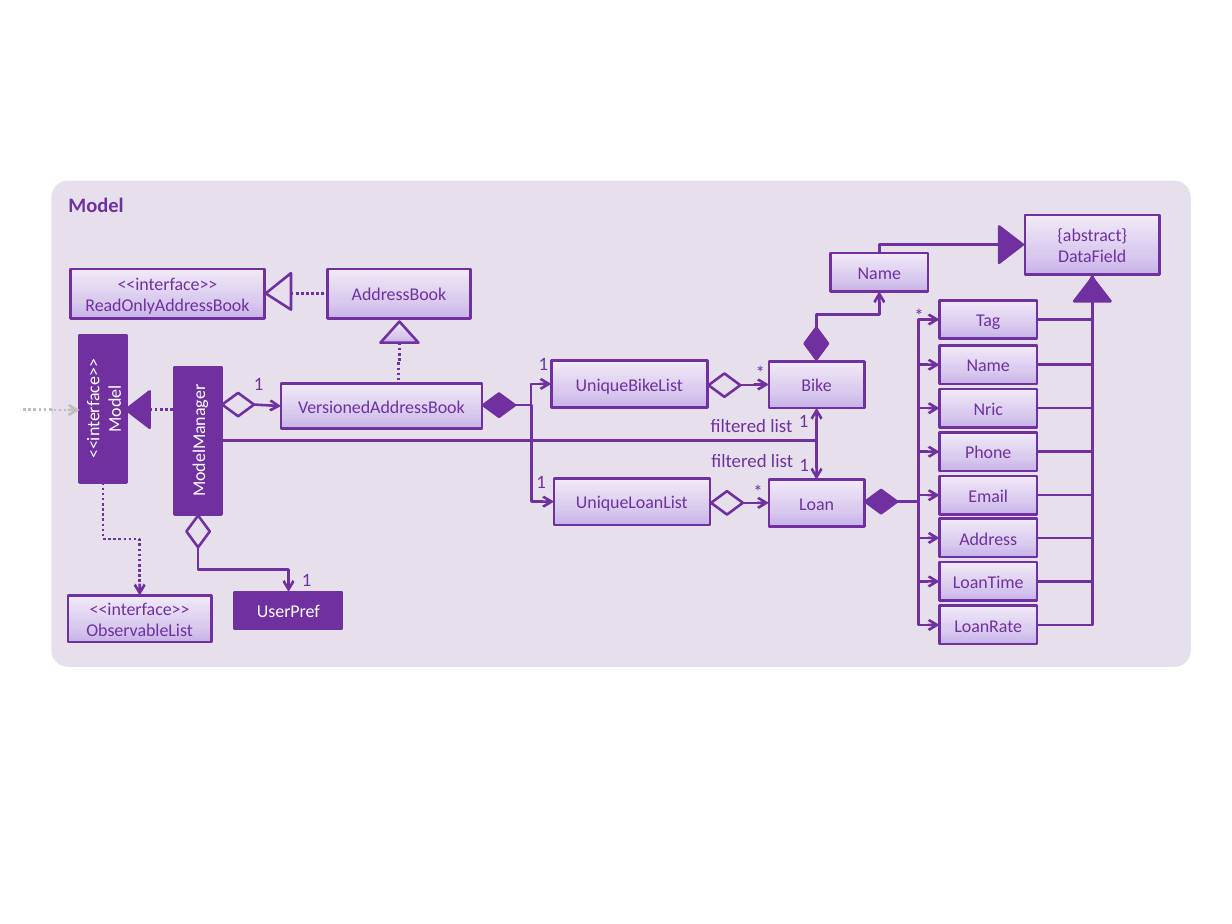
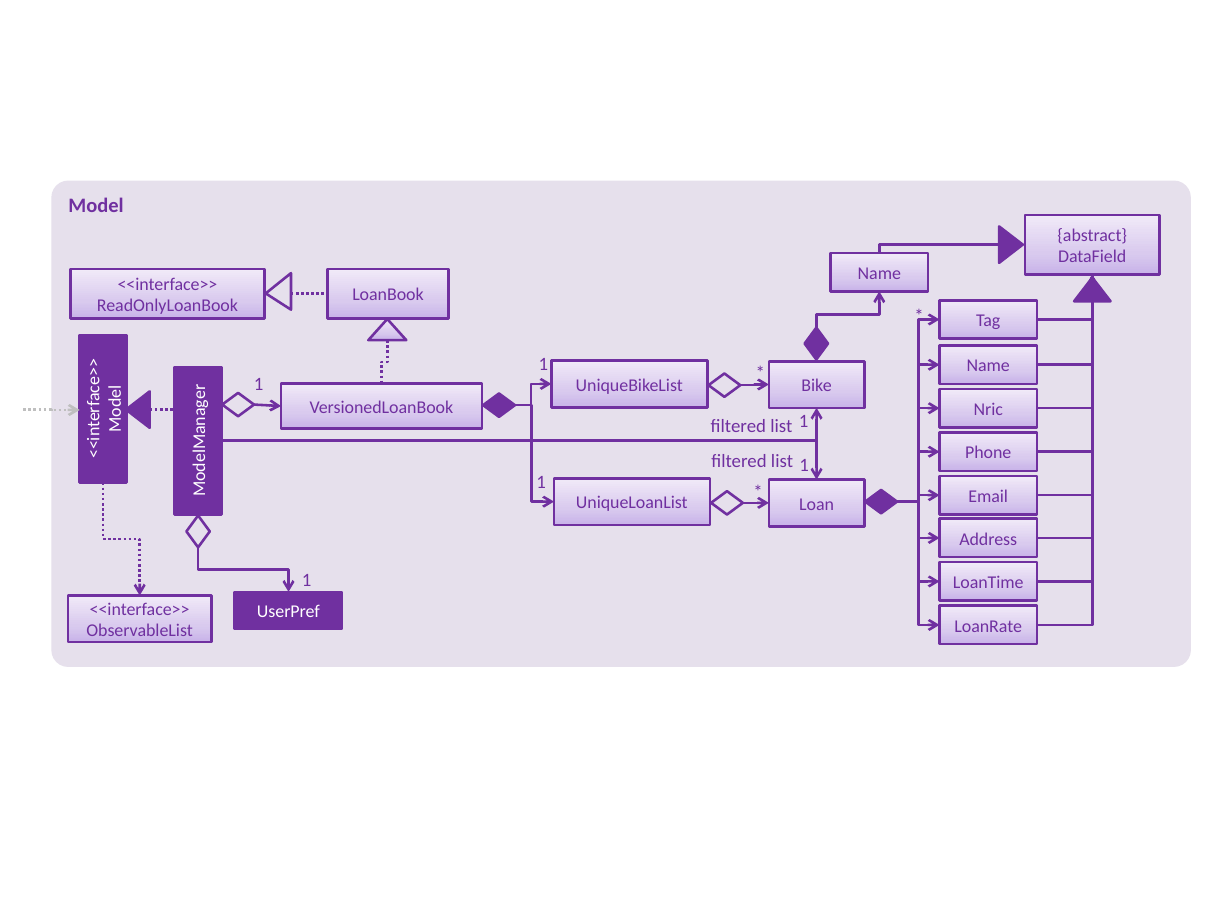
Before and after one commit to xantho09/main, a slide deck: slide 1 of docs/diagrams/ModelComponentClassDiagram.pptx. Drawn at 1232x924 pixels with LibreOffice and Linux fonts; fonts in the diff are those of the drawing. Boxes give left, top, right and bottom in pixels: in the first picture for what was removed or moved away, otherwise in the second. Text is boxed around its words. In the diff, an @@ line names an element or a change of style, - is before the commit and + after.

```diff
--- a/docs/diagrams/ModelComponentClassDiagram.pptx
+++ b/docs/diagrams/ModelComponentClassDiagram.pptx
@@ text in rectangle at box(97, 278, 238, 314): text changed @@
-<<interface>>
-ReadOnlyAddressBook
+<<interface>>
+ReadOnlyLoanBook
@@ rectangle "LoanBook": place and size @@
-rectangle "LoanBook" at box(328, 270, 471, 319)
+rectangle "LoanBook" at box(328, 270, 448, 319)
@@ text in rectangle at box(352, 287, 423, 300): text changed @@
-AddressBook
+LoanBook
@@ triangle: place and size @@
-triangle at box(381, 322, 419, 342)
+triangle at box(368, 319, 407, 340)
@@ elbow line moved from (399, 342) - (399, 382) to (387, 340) - (382, 383) @@
@@ text in rectangle at box(310, 400, 454, 413): text changed @@
-VersionedAddressBook
+VersionedLoanBook
```
Also in this commit, not shown: 14 other files.
